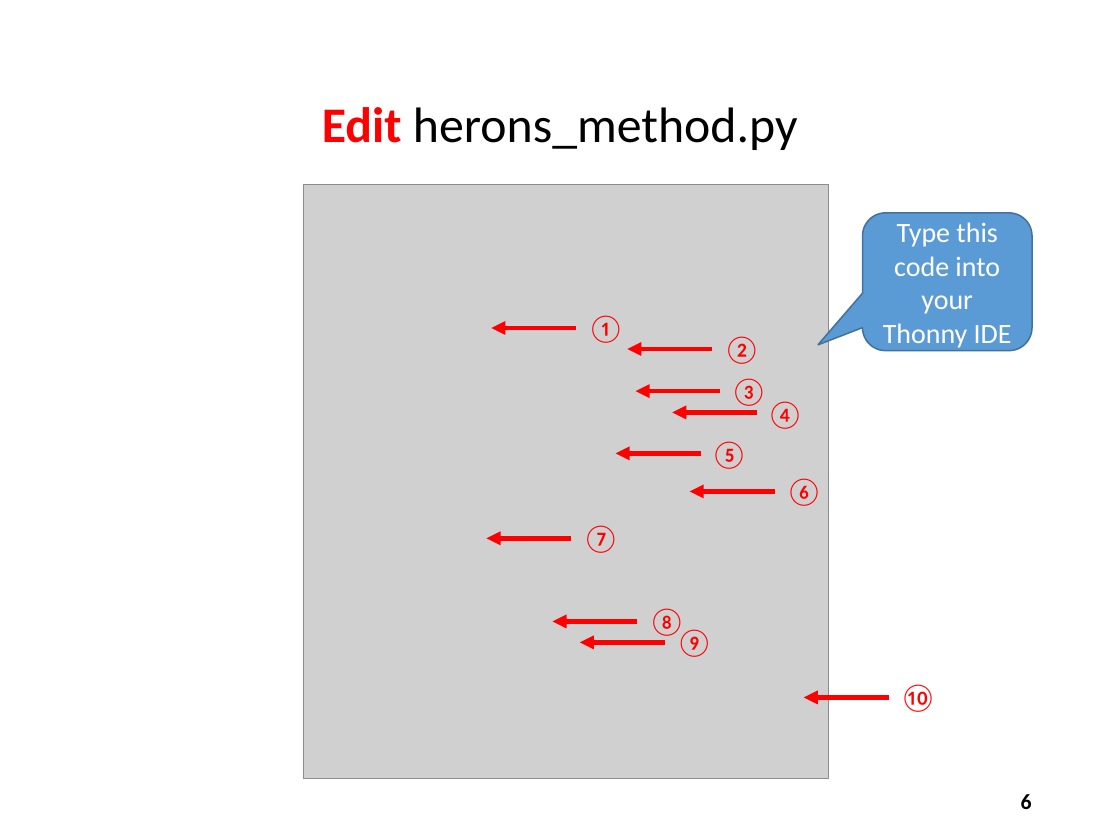
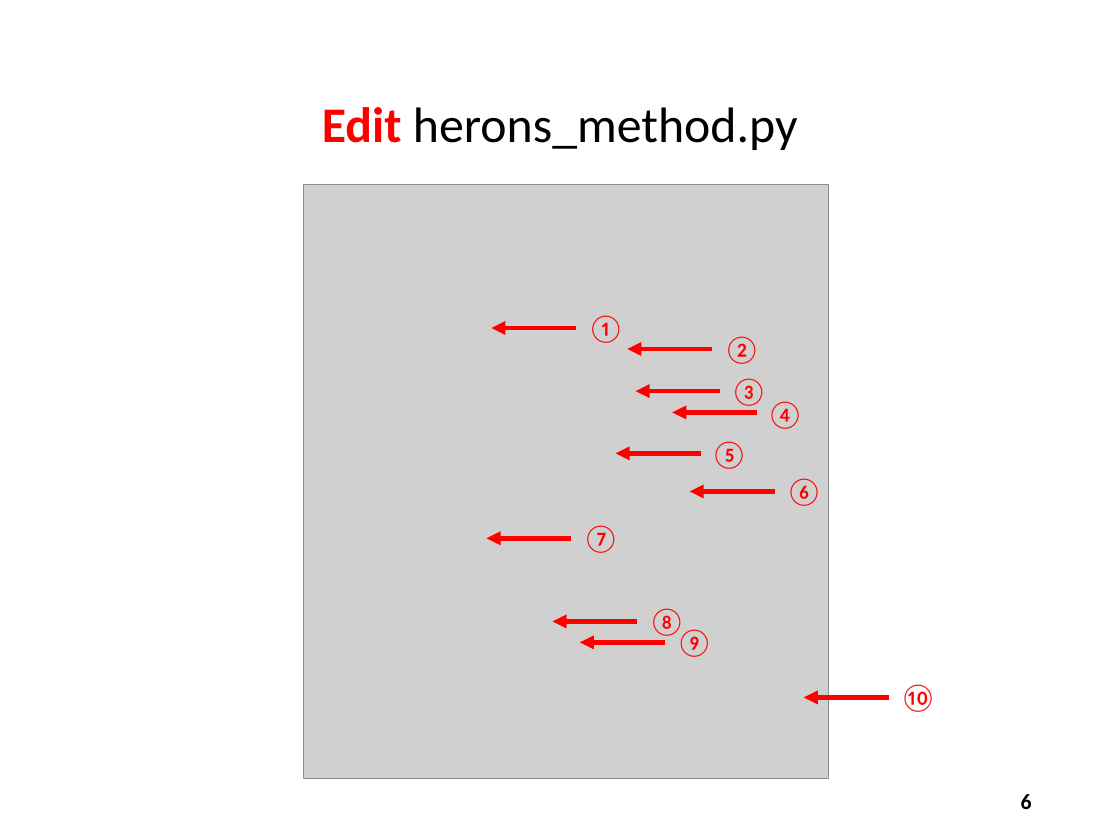
Before and after one commit to dbiersach/csi-spark-prep, a slide deck: slide 6 of slides/Session 04 - Computational Mathematics/Session 04 - Computational Mathematics.pptx. Drawn at 1120x840 pixels with LibreOffice and Linux fonts; fonts in the diff are those of the drawing; grey boxes stand for pictures. Boxes give left, top, right and bottom in pixels: in the first picture for what was removed or moved away, otherwise in the second. Text is boxed around its words. In the diff, an @@ line names an element or a change of style, - is before the commit and + after.

```diff
--- a/slides/Session 04 - Computational Mathematics/Session 04 - Computational Mathematics.pptx
+++ b/slides/Session 04 - Computational Mathematics/Session 04 - Computational Mathematics.pptx
@@ rounded speech box removed at (x1=862, y1=213, x2=1032, y2=351) @@
-Type this code into your Thonny IDE
```
Also in this commit, not shown: 3 other slides changed, 3 slides added, 6 other files.
